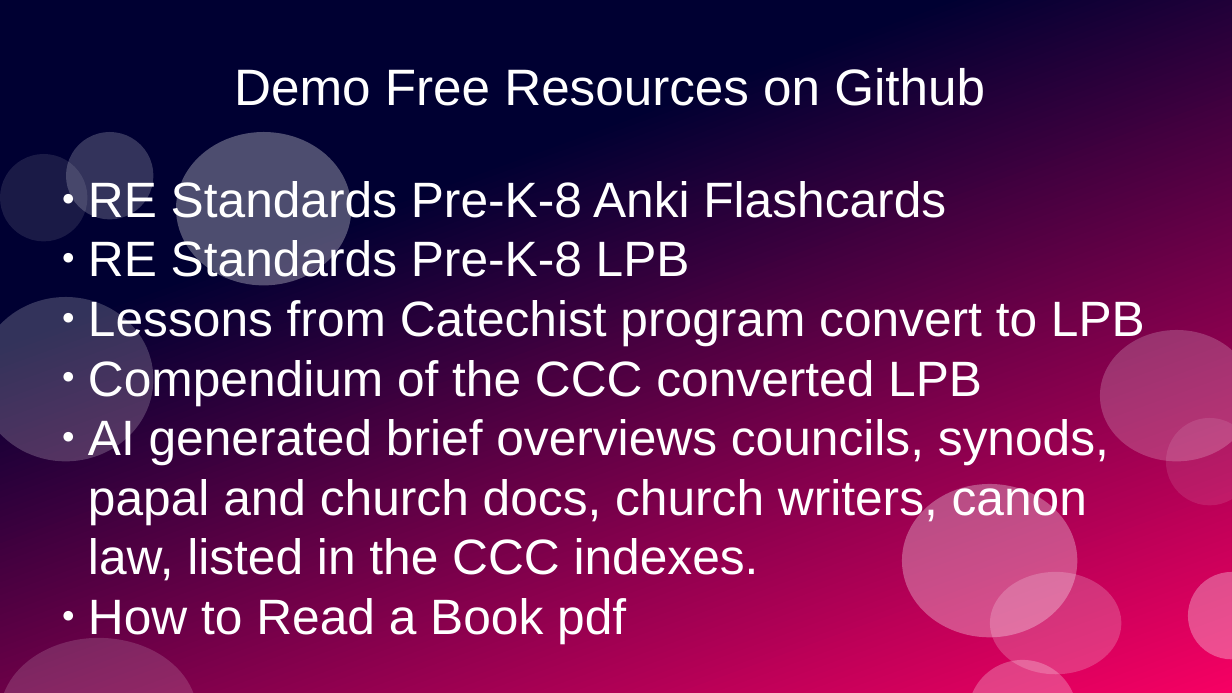
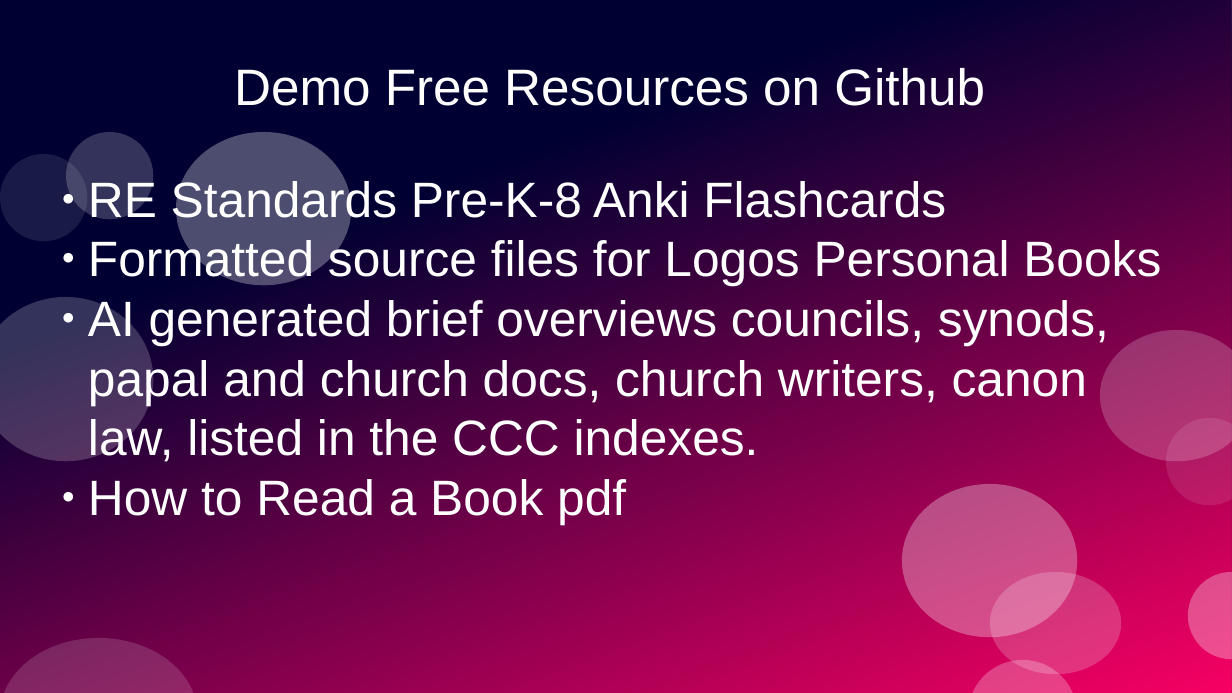
Before and after one commit to stevemac321/Catechist, a slide deck: slide 3 of Mastery.pptx. Drawn at 1232x693 pixels with LibreOffice and Linux fonts; fonts in the diff are those of the drawing. Boxes give left, top, right and bottom in pixels: in the first picture for what was removed or moved away, otherwise in the second. Text is boxed around its words. In the diff, an @@ line names an element or a change of style, - is before the commit and + after.

```diff
--- a/Mastery.pptx
+++ b/Mastery.pptx
@@ subtitle at box(88, 237, 1161, 286): text changed @@
-● RE Standards Pre-K-8 LPB
-● Lessons from Catechist program convert to LPB
-● Compendium of the CCC converted LPB
+● Formatted source files for Logos Personal Books
```
Also in this commit, not shown: 3 other slides changed.
